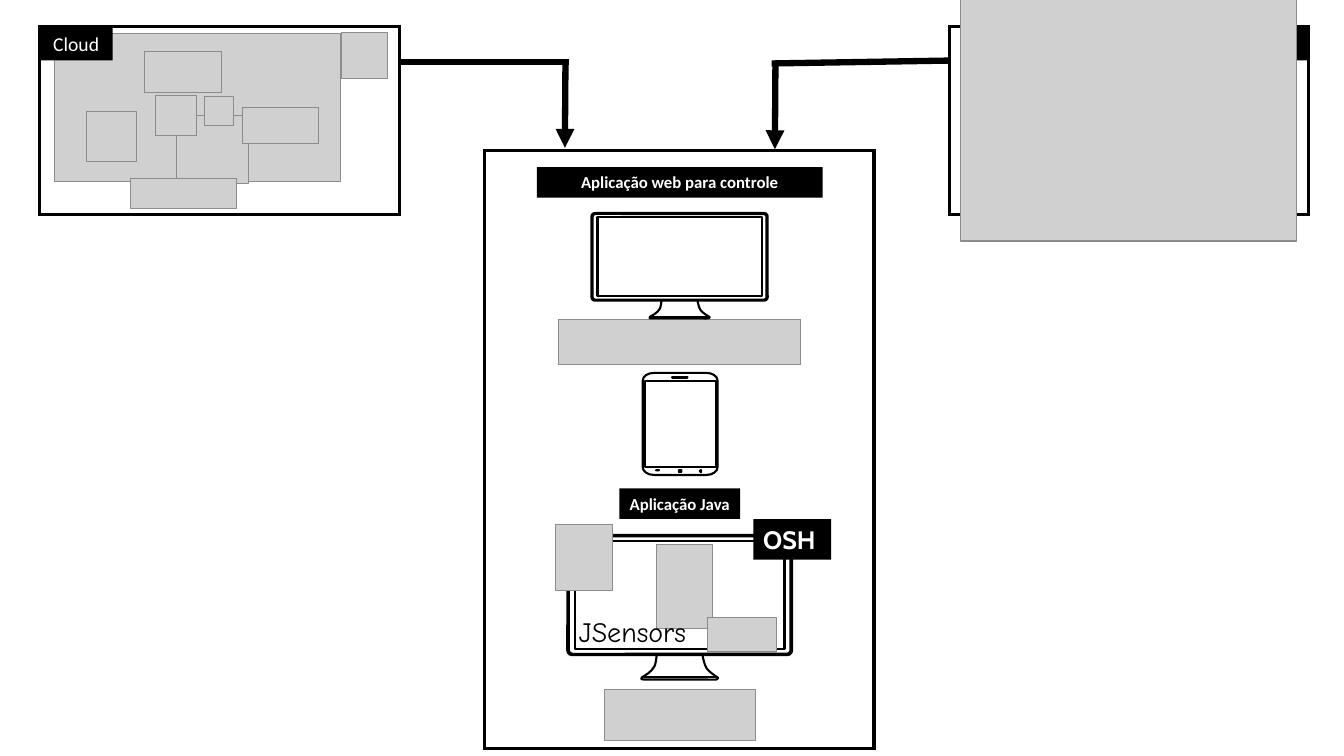
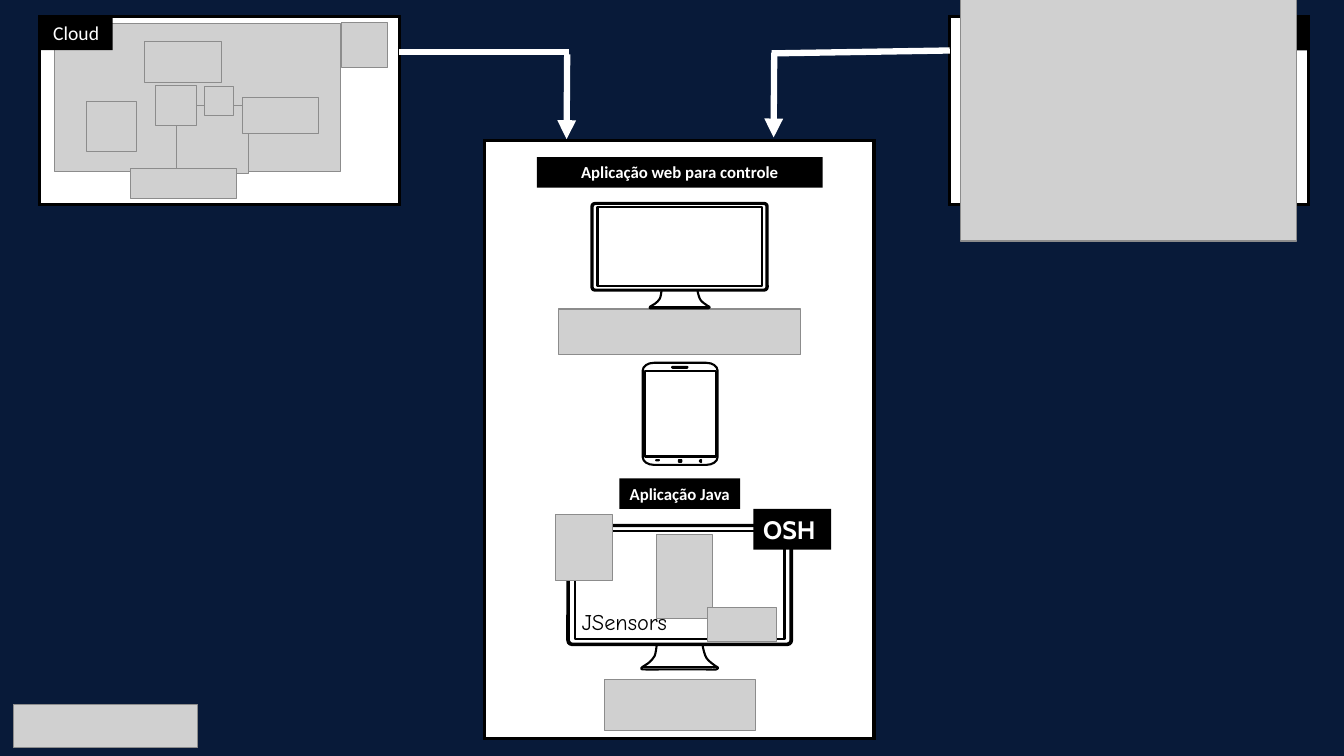
Before and after one commit to BandTec/Pantec, a slide deck: slide 1 of Documentação/LLD.pptx. Drawn at 1344x756 pixels with LibreOffice and Linux fonts; fonts in the diff are those of the drawing; grey boxes stand for pictures. Boxes give left, top, right and bottom in pixels: in the first picture for what was removed or moved away, otherwise in the second. Text is boxed around its words. In the diff, an @@ line names an element or a change of style, - is before the commit and + after.

```diff
--- a/Documentação/LLD.pptx
+++ b/Documentação/LLD.pptx
@@ background #FFFFFF to #081A39 @@
@@ line (399, 52) - (569, 52): stroke #000000 4.5 pt to #FFFFFF 4.5 pt @@
@@ arrow (568, 54) - (567, 139): stroke #000000 4.5 pt to #FFFFFF 4.5 pt @@
@@ line (772, 53) - (950, 50): stroke #000000 4.5 pt to #FFFFFF 4.5 pt @@
@@ arrow moved from (775, 65) - (775, 149) to (774, 52) - (774, 137) @@
@@ arrow (774, 52) - (774, 137): stroke #000000 4.5 pt to #FFFFFF 4.5 pt @@
@@ 14 pictures, 10 rectangles, 4 rounded rectangles, 4 lines, 3 freeform shapes, 1 arrow: place and size @@
-14 pictures, 10 rectangles, 4 rounded rectangles, 4 lines, 3 freeform shapes, 1 arrow at [39,26,1311,748]
+14 pictures, 10 rectangles, 4 rounded rectangles, 4 lines, 3 freeform shapes, 1 arrow at [39,16,1311,738]
@@ text "JSensors" at [582,612,667,630]: size 20 to 16 pt @@
@@ picture added at [13,705,197,747] @@
```
Also in this commit, not shown: 1 slide removed, 4 other files.
